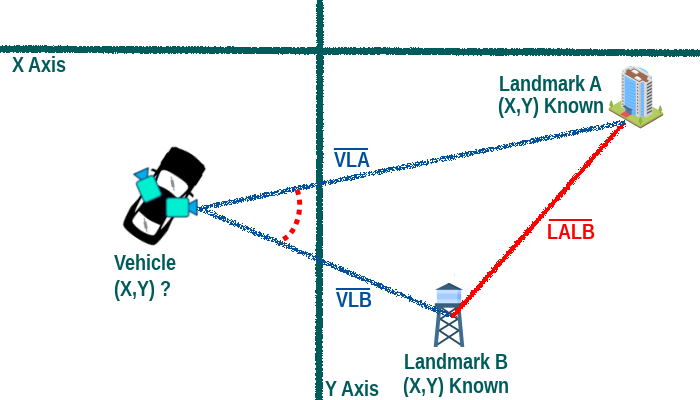
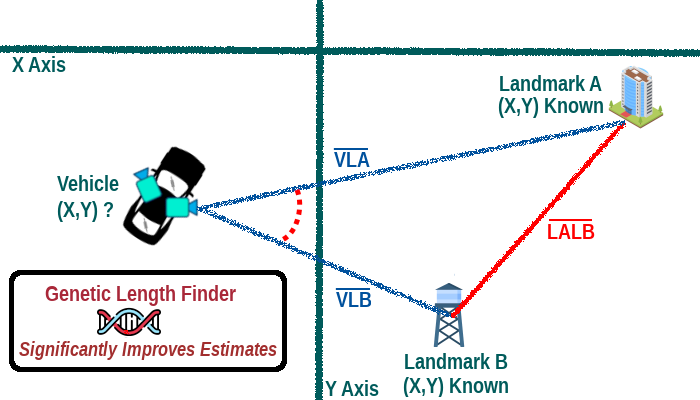
Two versions of the same layered image (w=700, h=400). Layer-by-layer changes:
painted on "Background" over [9, 175, 287, 372]
